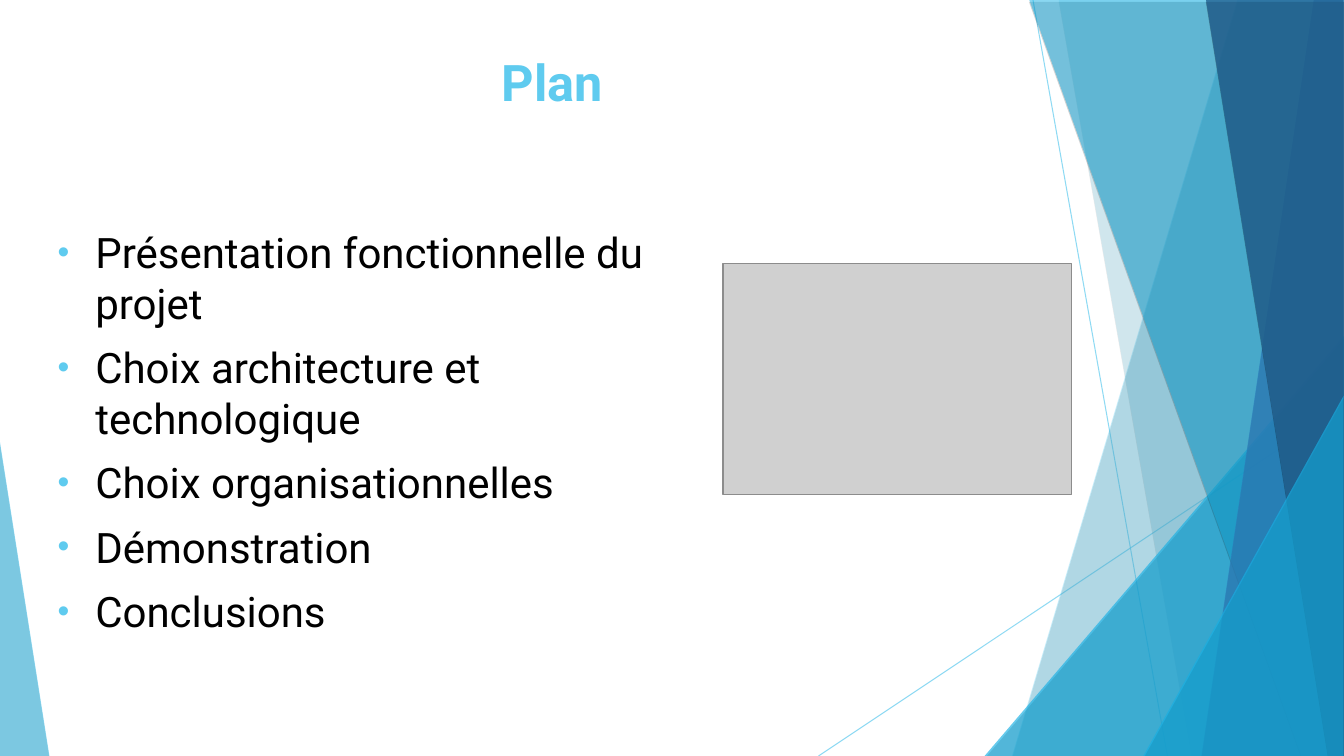
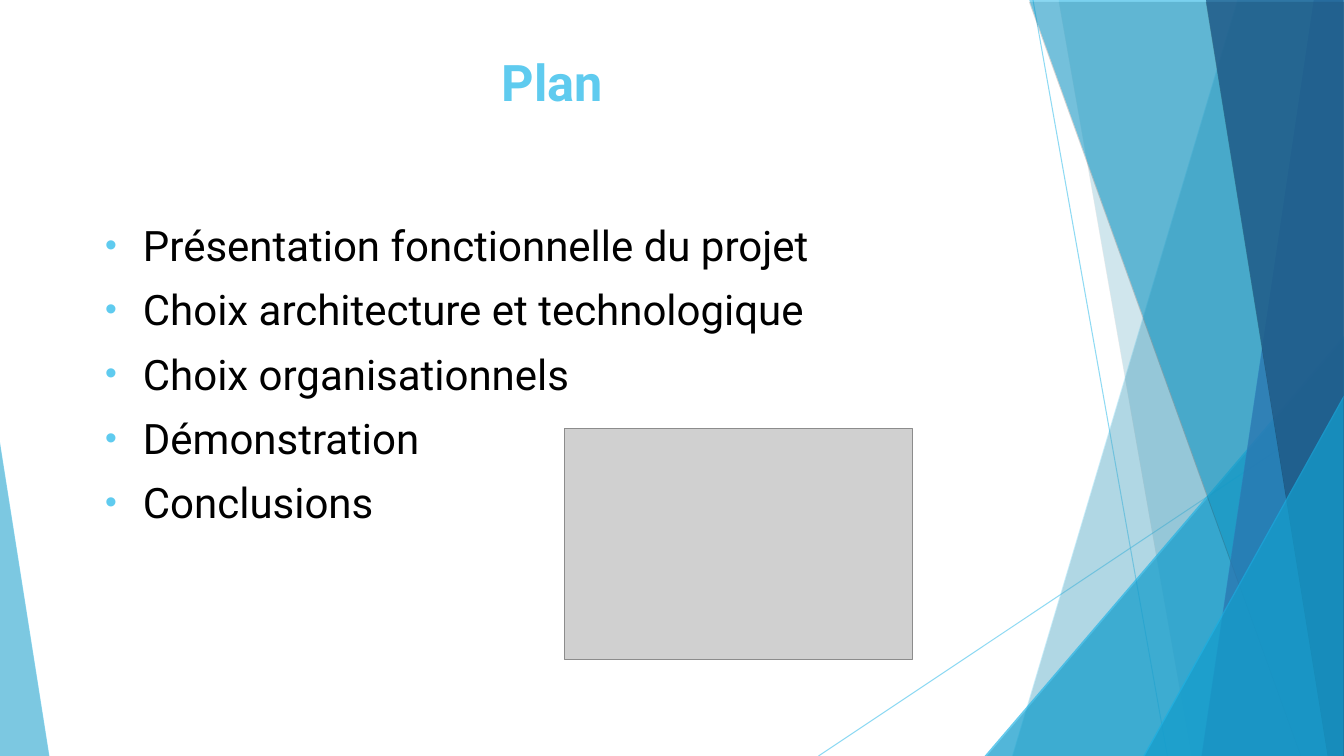
Before and after one commit to ComeBurguburu/AmbianceShowRoom, a slide deck: slide 2 of docs/Presentation orale.odp. Drawn at 1344x756 pixels with LibreOffice and Linux fonts; fonts in the diff are those of the drawing; grey boxes stand for pictures. Boxes give left, top, right and bottom in pixels: in the first picture for what was removed or moved away, otherwise in the second. Text is boxed around its words. In the diff, an @@ line names an element or a change of style, - is before the commit and + after.

```diff
--- a/docs/Presentation orale.odp
+++ b/docs/Presentation orale.odp
@@ text "Présentation fonctionnelle du projet": place and size @@
-text "Présentation fonctionnelle du projet" at [95,236,643,628]
+text "Présentation fonctionnelle du projet" at [143,229,808,519]
@@ text at [143,358,569,399]: text changed @@
-• Choix organisationnelles
+• Choix organisationnels
@@ picture: place and size @@
-picture at [723,263,1072,494]
+picture at [565,429,913,659]
```
Also in this commit, not shown: 2 other slides changed, 7 slides added, 21 slides removed, 5 other files.
